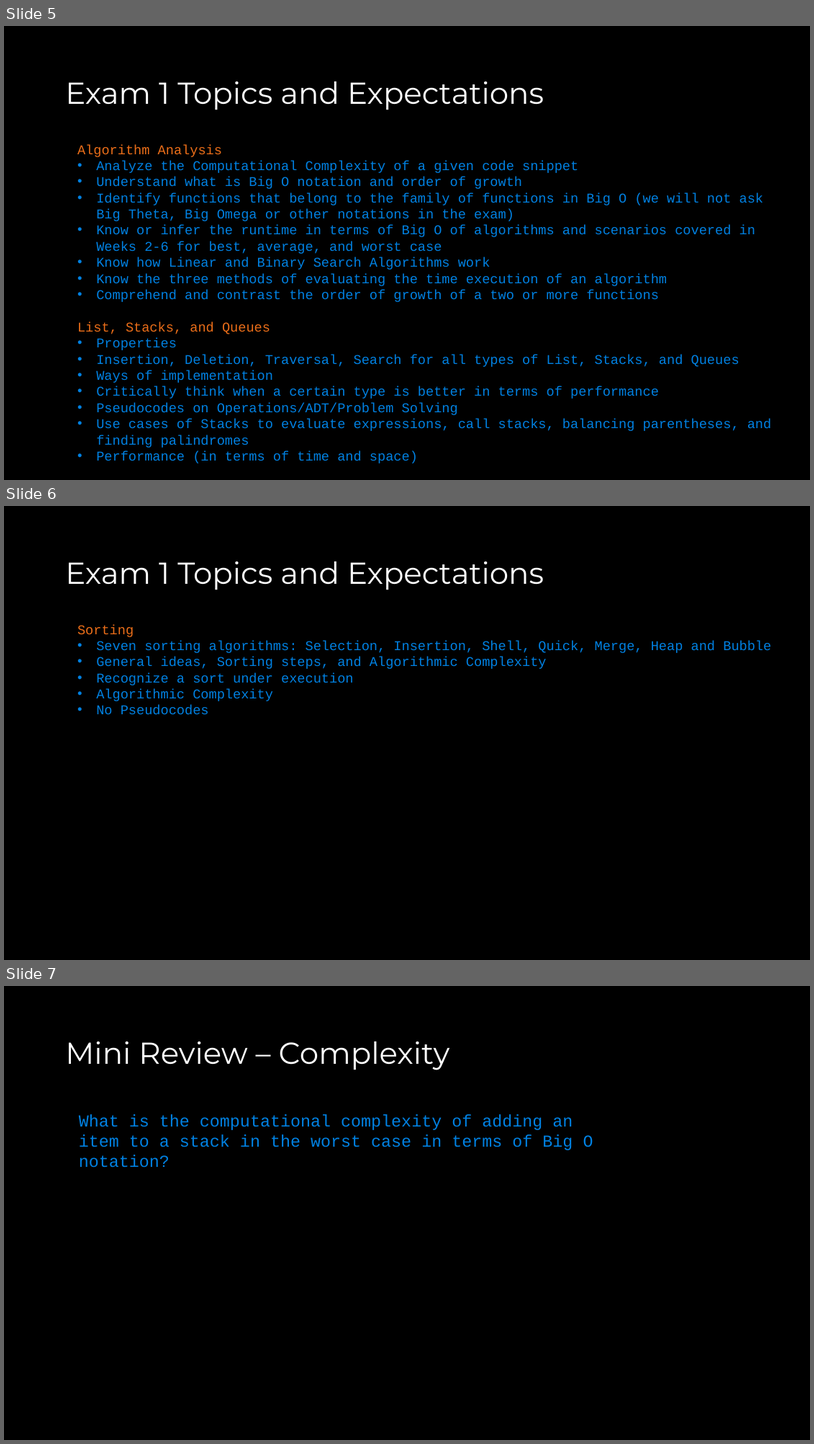
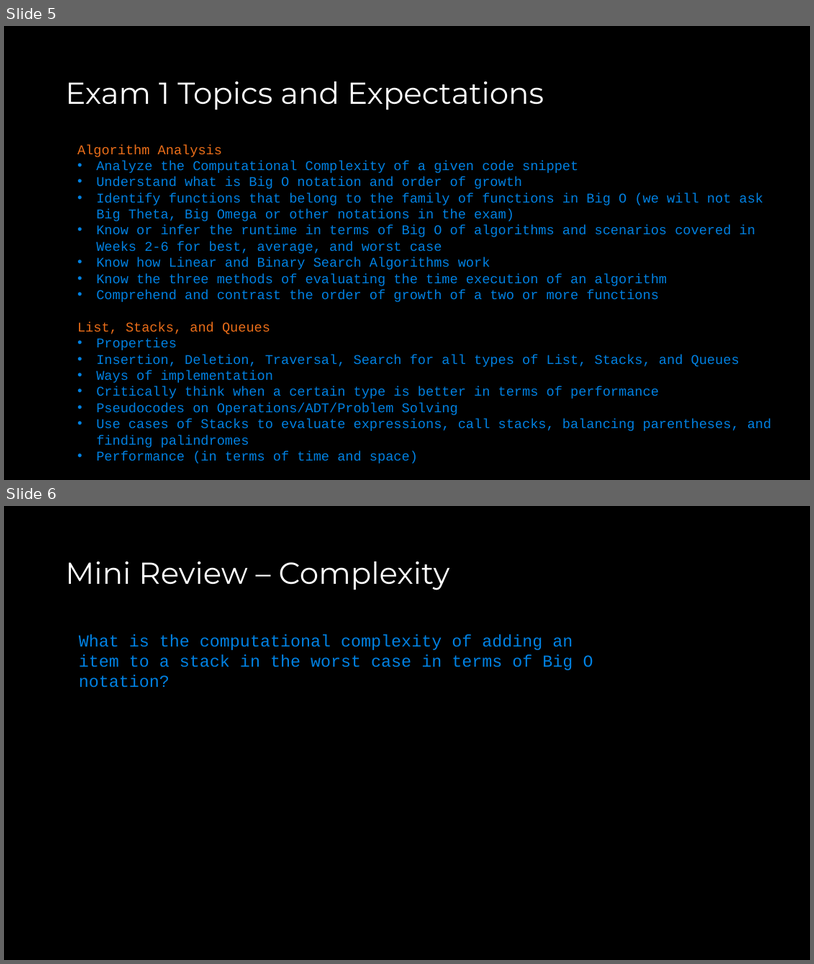
Before and after one commit to COP3530/Instructional-Content, a slide deck: Slides/Slides-PPT/Exam 1 - Review A.pptx. Shown one above the other, each under a label of ours: slides 5, 6 and 7 before the commit, slides 5 and 6 after it. The pictures are 814x1444 and 814x964 pixels, drawn with LibreOffice and Linux fonts; fonts in the diff are those of the drawing. Boxes give left, top, right and bottom in pixels: in the first picture for what was removed or moved away, otherwise in the second. Text is boxed around its words. In the diff, an @@ line names an element or a change of style, - is before the commit and + after.

Commit message:
exam review updated

```diff
--- a/Slides/Slides-PPT/Exam 1 - Review A.pptx
+++ b/Slides/Slides-PPT/Exam 1 - Review A.pptx
@@ slide 6 removed at [4,506,810,960], background #000000 @@
@@ title removed at [65,561,544,590] @@
-Exam 1 Topics and Expectations
@@ text removed at [77,625,772,715] @@
-Sorting
-• Seven sorting algorithms: Selection, Insertion, Shell, Quick, Merge, Heap and Bubble
-• General ideas, Sorting steps, and Algorithmic Complexity
-• Recognize a sort under execution
-• Algorithmic Complexity
-• No Pseudocodes
@@ what was slide 7 is now slide 6 @@
```
Also in this commit, not shown: 6 slides changed, 1 other file.
